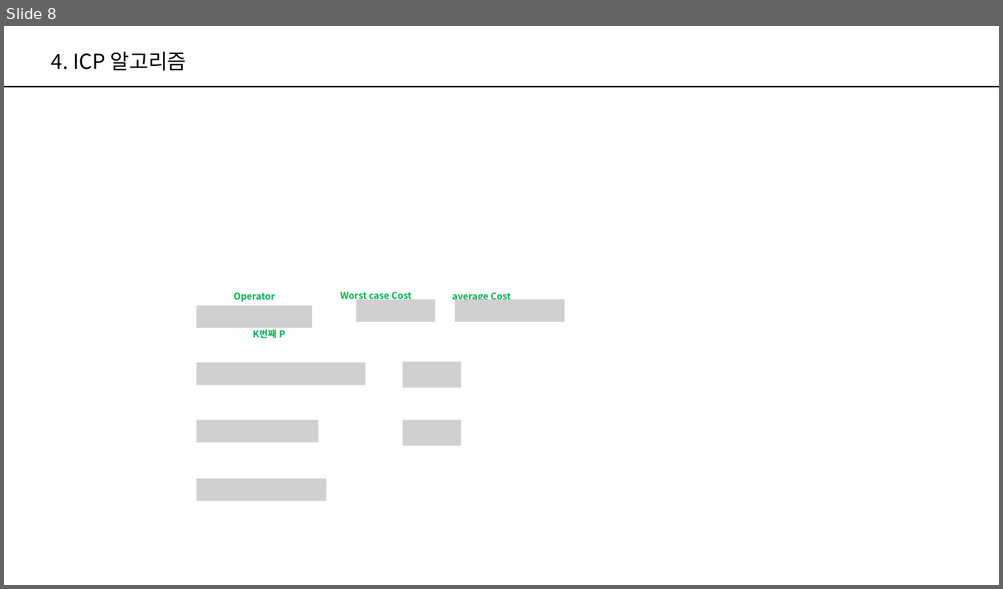
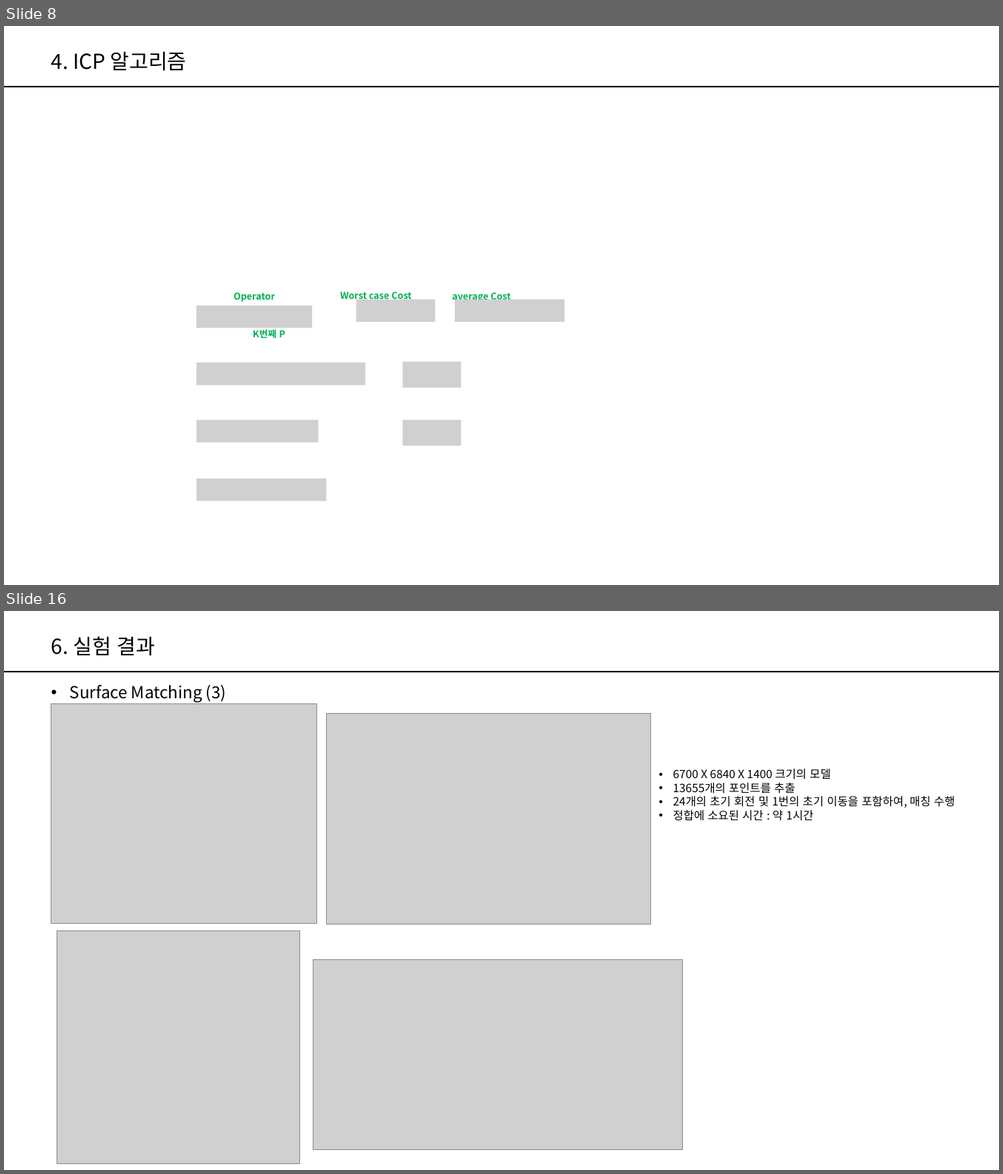
Before and after one commit to PeterykSong/PeterykSong.github.io, a slide deck: _robotics/_materials/A Method for Registration of 3-D Shapes.pptx. Shown one above the other, each under a label of ours: slide 8 before the commit, slides 8 and 16 after it; the slides between them are not shown. The pictures are 1003x589 and 1003x1174 pixels, drawn with LibreOffice and Linux fonts; fonts in the diff are those of the drawing; grey boxes stand for pictures. Boxes give left, top, right and bottom in pixels: in the first picture for what was removed or moved away, otherwise in the second. Text is boxed around its words. In the diff, an @@ line names an element or a change of style, - is before the commit and + after.

```diff
--- a/_robotics/_materials/A Method for Registration of 3-D Shapes.pptx
+++ b/_robotics/_materials/A Method for Registration of 3-D Shapes.pptx
@@ slide 16 added at <box>4,611,999,1170</box>, background #FFFFFF; not listed: 1 template element that a slide beside it also shows @@
@@ title added at <box>51,636,156,656</box>, 20 pt, text #000000 @@
+6. 실험 결과
@@ text added at <box>70,685,227,703</box>, 16 pt, text #000000 @@
+• Surface Matching (3)
@@ picture added at <box>51,704,316,923</box> @@
@@ picture added at <box>327,713,651,924</box> @@
@@ text added at <box>673,769,954,821</box>, 11 pt, text #000000 @@
+• 6700 X 6840 X 1400 크기의 모델
+• 13655개의 포인트를 추출
+• 24개의 초기 회전 및 1번의 초기 이동을 포함하여, 매칭 수행
+• 정합에 소요된 시간 : 약 1시간
@@ picture added at <box>57,931,300,1164</box> @@
@@ picture added at <box>313,960,683,1150</box> @@
```
Also in this commit, not shown: 5 slides changed, 5 other slides added, 3 slides removed.
